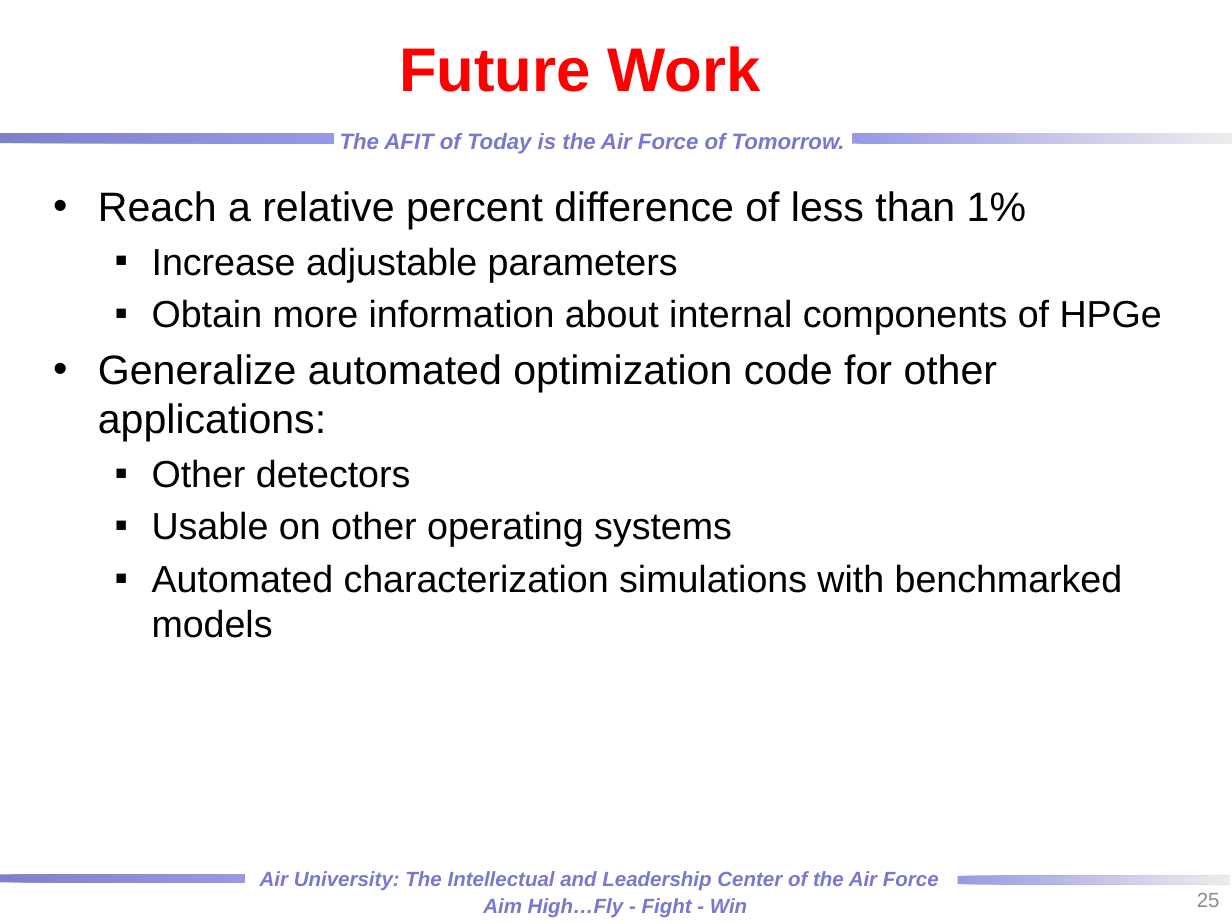
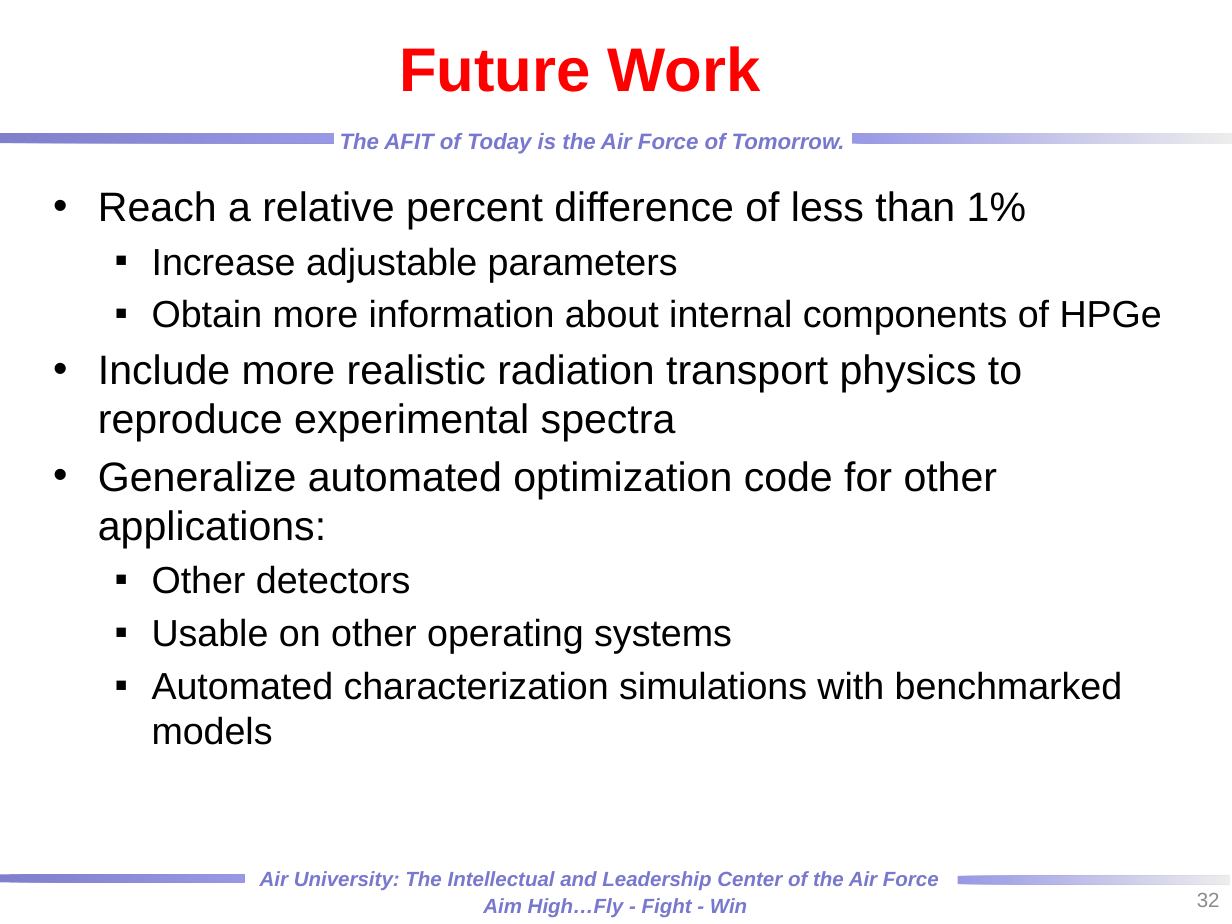
Before and after one commit to rtorzilli/GeDetector-Project, a slide deck: slide 32 of Report/HPGe_Automation Optimization_MCNP_Model.pptx (slide 25 before the commit). Drawn at 1232x924 pixels with LibreOffice and Linux fonts; fonts in the diff are those of the drawing; background and template pictures are left out. Boxes give left, top, right and bottom in pixels: in the first picture for what was removed or moved away, otherwise in the second. Text is boxed around its words. In the diff, an @@ line names an element or a change of style, - is before the commit and + after.

```diff
--- a/Report/HPGe_Automation Optimization_MCNP_Model.pptx
+++ b/Report/HPGe_Automation Optimization_MCNP_Model.pptx
@@ text at [98, 354, 1022, 442]: paragraph added @@
+• Include more realistic radiation transport physics to reproduce experimental spectra
@@ page number at [1197, 893, 1220, 907]: text changed @@
-25
+32
```
Also in this commit, not shown: 3 other slides changed, 8 slides added, 1 slide removed, 3 other files.
